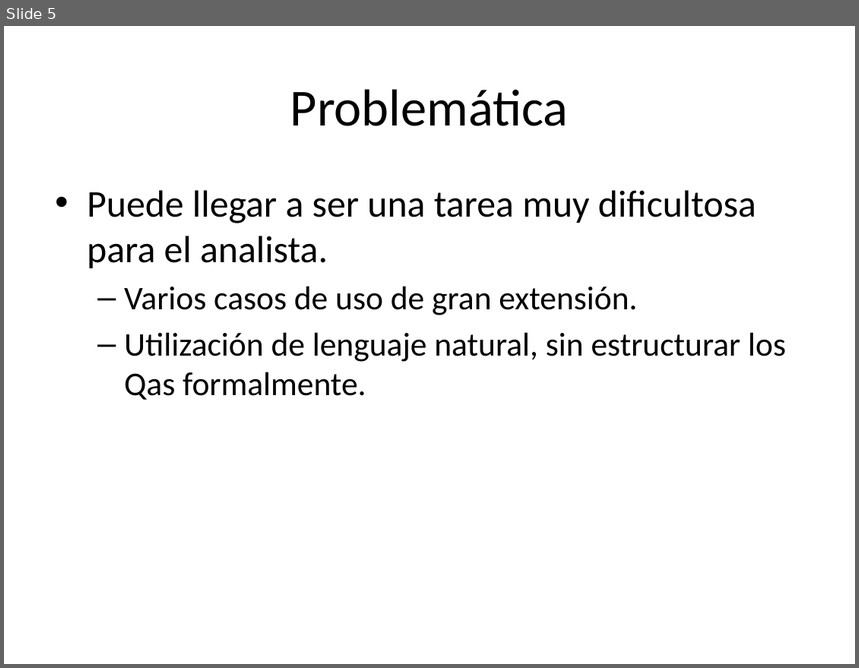
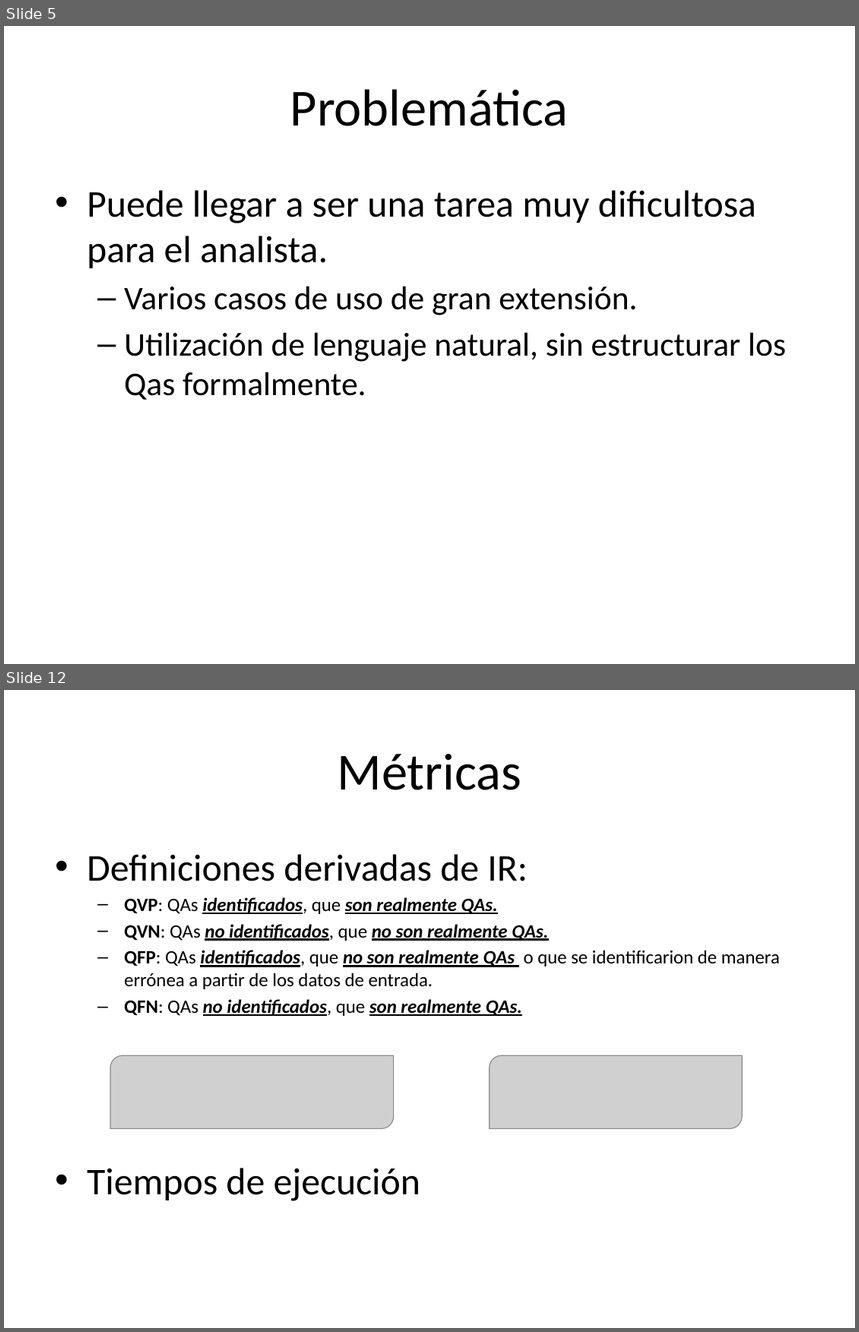
Before and after one commit to alejandrorago/qatesis2, a slide deck: Capitulos Finales/filiminasPeladas.pptx. Shown one above the other, each under a label of ours: slide 5 before the commit, slides 5 and 12 after it; the slides between them are not shown. The pictures are 859x668 and 859x1332 pixels, drawn with LibreOffice and Linux fonts; fonts in the diff are those of the drawing; grey boxes stand for pictures. Boxes give left, top, right and bottom in pixels: in the first picture for what was removed or moved away, otherwise in the second. Text is boxed around its words. In the diff, an @@ line names an element or a change of style, - is before the commit and + after.

```diff
--- a/Capitulos Finales/filiminasPeladas.pptx
+++ b/Capitulos Finales/filiminasPeladas.pptx
@@ slide 12 added at (x1=4, y1=690, x2=855, y2=1328), background #FFFFFF @@
@@ title added at (x1=338, y1=754, x2=522, y2=790), 44 pt, text #000000 @@
+Métricas
@@ text added at (x1=87, y1=854, x2=780, y2=1201), 16 pt, text #000000 @@
+• Definiciones derivadas de IR:
+  – QVP: QAs identificados, que son realmente QAs.
+  – QVN: QAs no identificados, que no son realmente QAs.
+  – QFP: QAs identificados, que no son realmente QAs o que se identificarion de manera errónea a partir de los datos de entrada.
+  – QFN: QAs no identificados, que son realmente QAs.
+• Tiempos de ejecución
@@ picture added at (x1=110, y1=1056, x2=394, y2=1129) @@
@@ picture added at (x1=489, y1=1056, x2=742, y2=1129) @@
```
Also in this commit, not shown: 5 slides changed, 11 other slides added, 2 slides removed.
